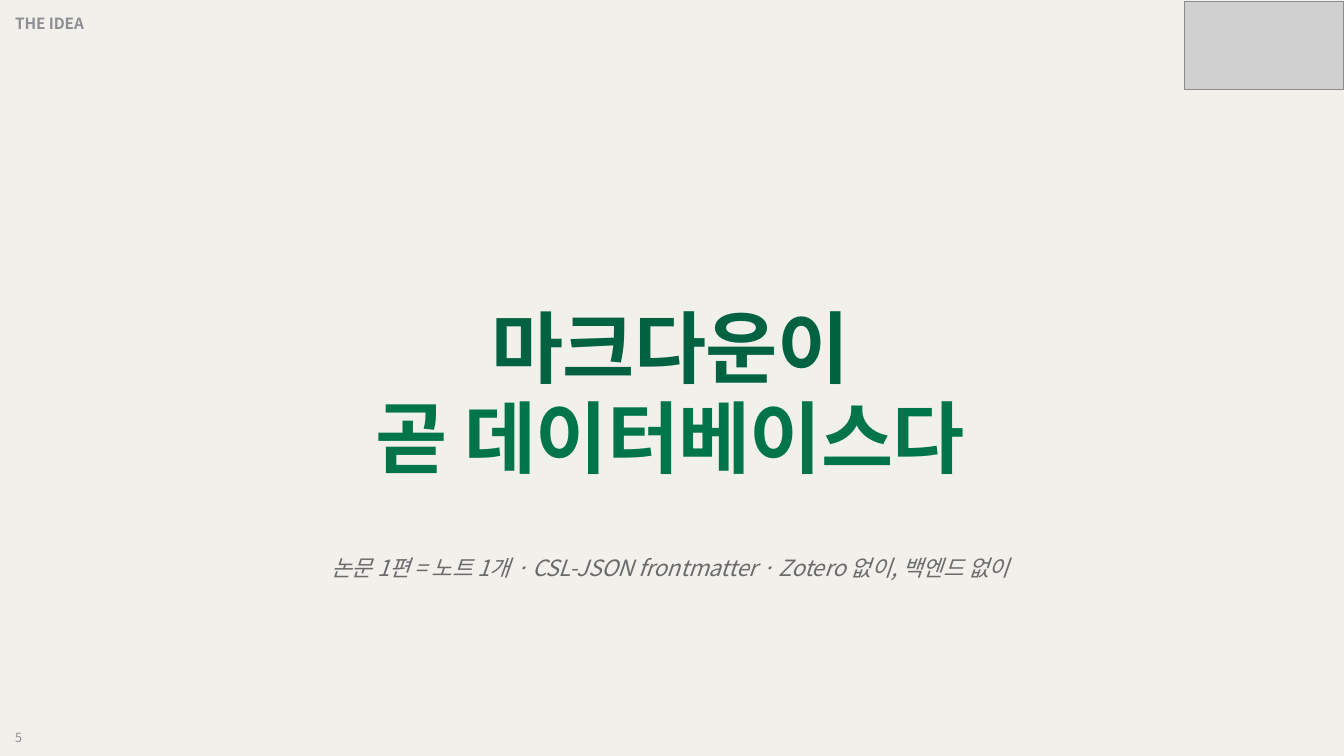
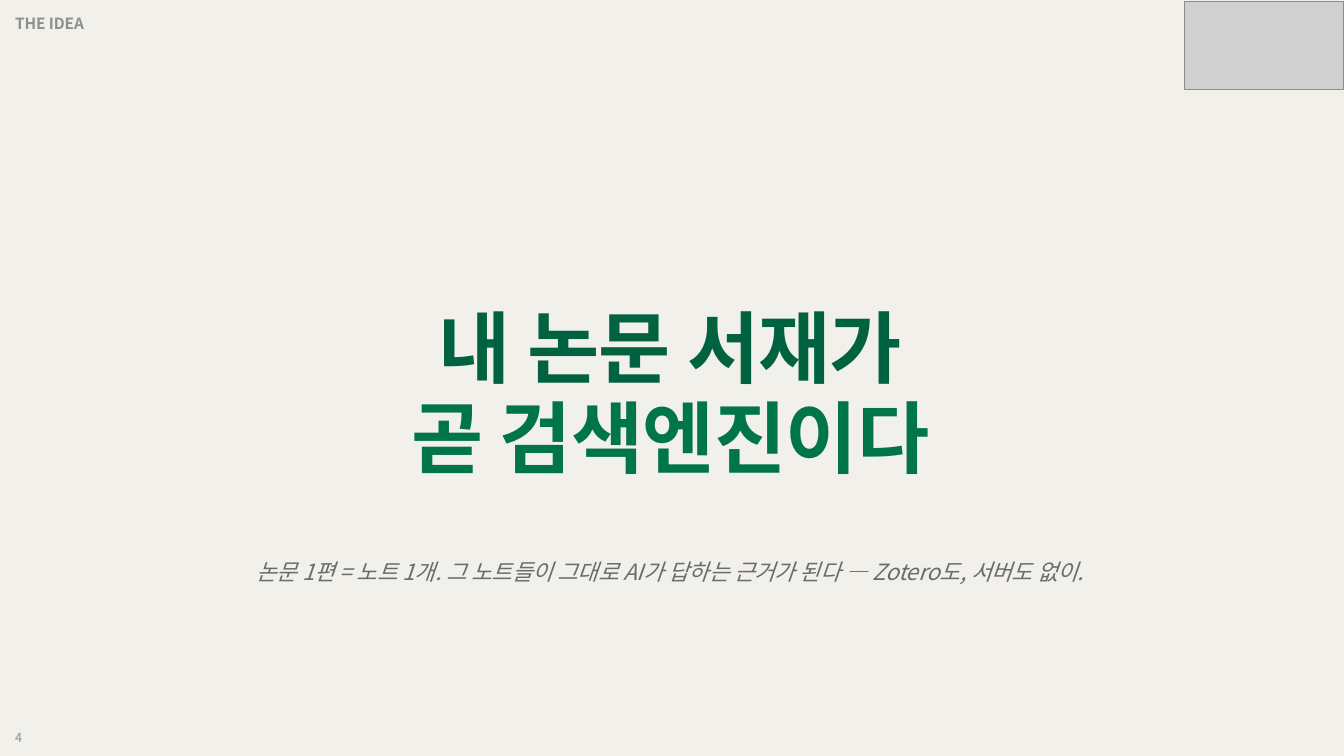
Before and after one commit to grotyx/rag-obsidian, a slide deck: slide 4 of presentation/rag_obsidian_deck.pptx (slide 5 before the commit). Drawn at 1344x756 pixels with LibreOffice and Linux fonts; fonts in the diff are those of the drawing; grey boxes stand for pictures. Boxes give left, top, right and bottom in pixels: in the first picture for what was removed or moved away, otherwise in the second. Text is boxed around its words. In the diff, an @@ line names an element or a change of style, - is before the commit and + after.

```diff
--- a/presentation/rag_obsidian_deck.pptx
+++ b/presentation/rag_obsidian_deck.pptx
@@ text at [412,311,929,474]: text changed @@
-마크다운이
-곧 데이터베이스다
+내 논문 서재가
+곧 검색엔진이다
@@ text at [256,561,1084,584]: text changed @@
-논문 1편 = 노트 1개 · CSL-JSON frontmatter · Zotero 없이, 백엔드 없이
+논문 1편 = 노트 1개. 그 노트들이 그대로 AI가 답하는 근거가 된다 — Zotero도, 서버도 없이.
@@ text at [15,733,22,742]: text changed @@
-5
+4
```
Also in this commit, not shown: 10 other slides changed, 5 slides added, 3 slides removed, 5 other files.
